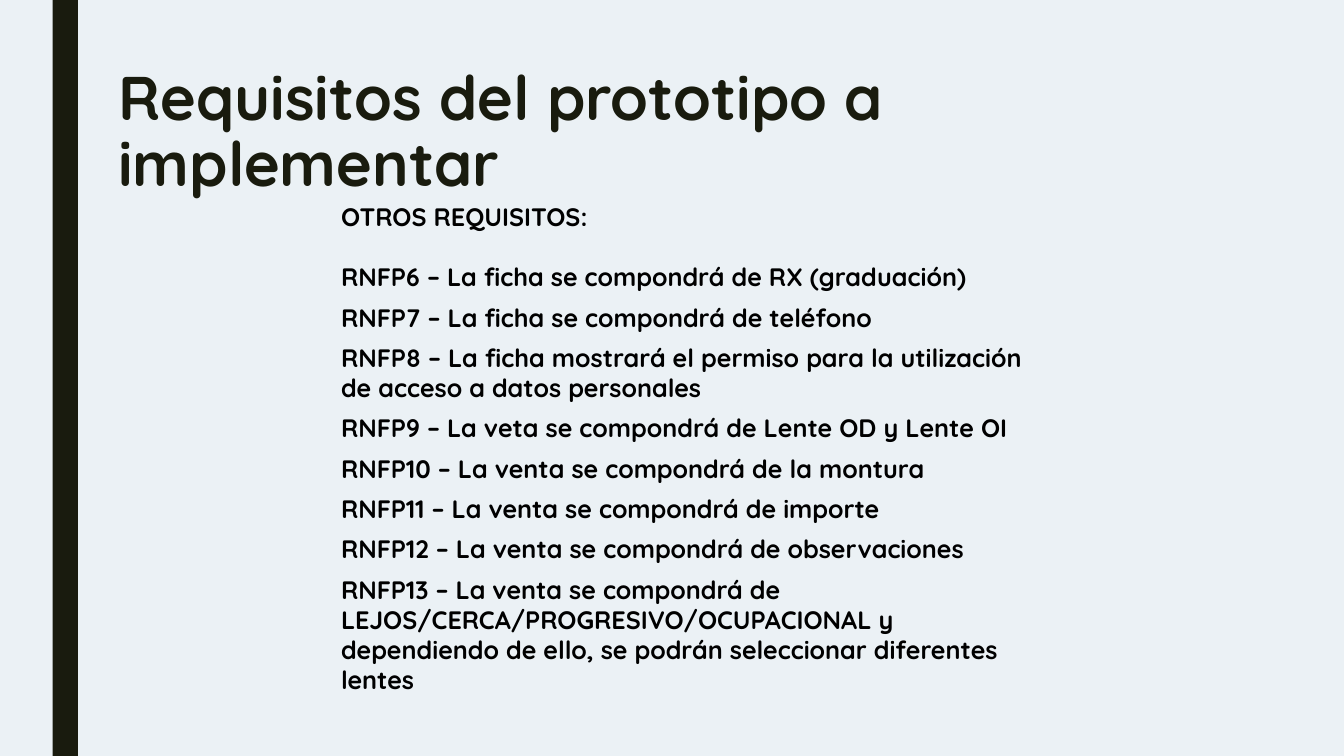
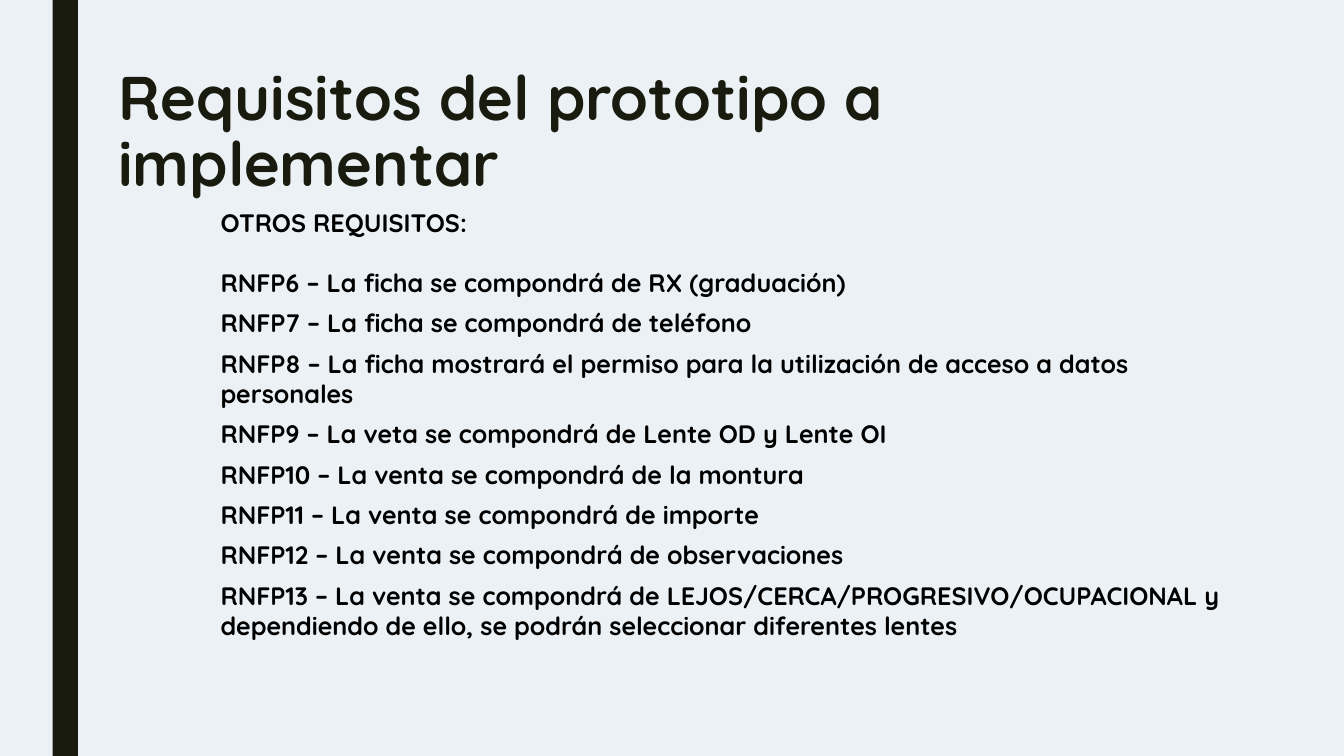
Before and after one commit to IGarrido1996/TG3_T4, a slide deck: slide 7 of TG3_plantilla primera parteppt.pptx. Drawn at 1344x756 pixels with LibreOffice and Linux fonts; fonts in the diff are those of the drawing. Boxes give left, top, right and bottom in pixels: in the first picture for what was removed or moved away, otherwise in the second. Text is boxed around its words. In the diff, an @@ line names an element or a change of style, - is before the commit and + after.

```diff
--- a/TG3_plantilla primera parteppt.pptx
+++ b/TG3_plantilla primera parteppt.pptx
@@ text "OTROS REQUISITOS:" rewrapped from (341,208,1022,690) to (221,214,1219,640) @@
```
Also in this commit, not shown: 6 other slides changed, 3 slides added.
